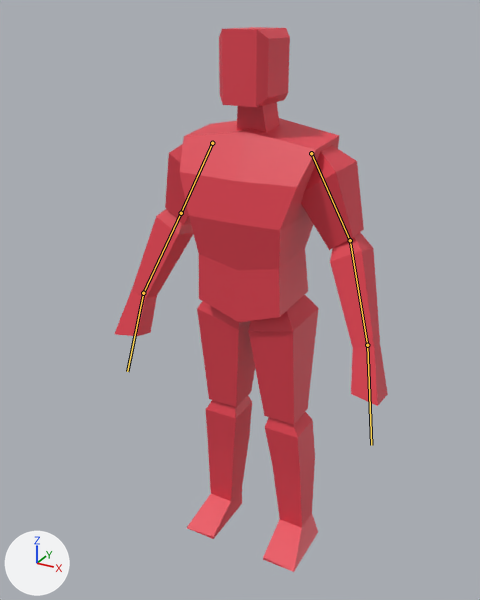
The glTF model models/playermodel.glb, before and after one commit.
The view is the same before and after, from a 50 mm lens placed at (0.968, -1.871, 1.941), pointed at (0.033, -0.172, 1.091). The axes (+X, +Y, +Z) are drawn at lower left. The lights are the same throughout. Both versions are drawn at frame 1 of the action 'default'; the numbers are the values there. The bones that change are drawn over the model as lines.
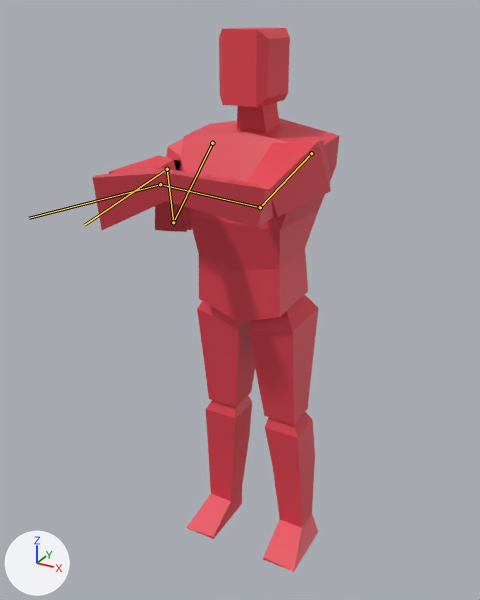
What differs and where, as boxes (x1, y1, x2, y2) in the pictures (480 x 600 px):
'Cube', posed (9% narrower)
    before: (115, 27, 388, 572)
    after: (92, 27, 339, 572)
bone 'Upperarm.l', root to tip
    before: (311, 153) to (350, 240)
    after: (311, 153) to (260, 207)
bone 'Lowerarm.l', root to tip
    before: (350, 240) to (367, 345)
    after: (260, 207) to (160, 184)
bone 'Hand.l', root to tip
    before: (367, 345) to (371, 445)
    after: (160, 184) to (29, 218)
bone 'Upperarm.r', root to tip
    before: (212, 143) to (181, 213)
    after: (212, 143) to (173, 222)
bone 'Lowerarm.r', root to tip
    before: (181, 213) to (143, 293)
    after: (173, 222) to (167, 169)
bone 'Hand.r', root to tip
    before: (143, 293) to (127, 371)
    after: (167, 169) to (84, 225)

The edits, one by one:
Bone 'Upperarm.l' (bone_upperarm_l) turns from (0, 2, 0) to (70, 10, -22) degrees about its own x, y and z.
Bone 'Lowerarm.l' (bone_lowerarm_l) turns from (0, 0, 0) to (24, 2, -9) degrees about its own x, y and z.
Bone 'Hand.l' (bone_hand_l) turns from (0, -2, 0) to (-19, -2, -1) degrees about its own x, y and z.
Bone 'Upperarm.r' (bone_upperarm_r) turns from (0, -2, 0) to (23, 11, 12) degrees about its own x, y and z.
Bone 'Lowerarm.r' (bone_lowerarm_r) turns from (0, 0, 0) to (94, -23, 22) degrees about its own x, y and z.
Bone 'Hand.r' (bone_hand_r) turns from (0, 2, 0) to (-55, -17, -36) degrees about its own x, y and z.
